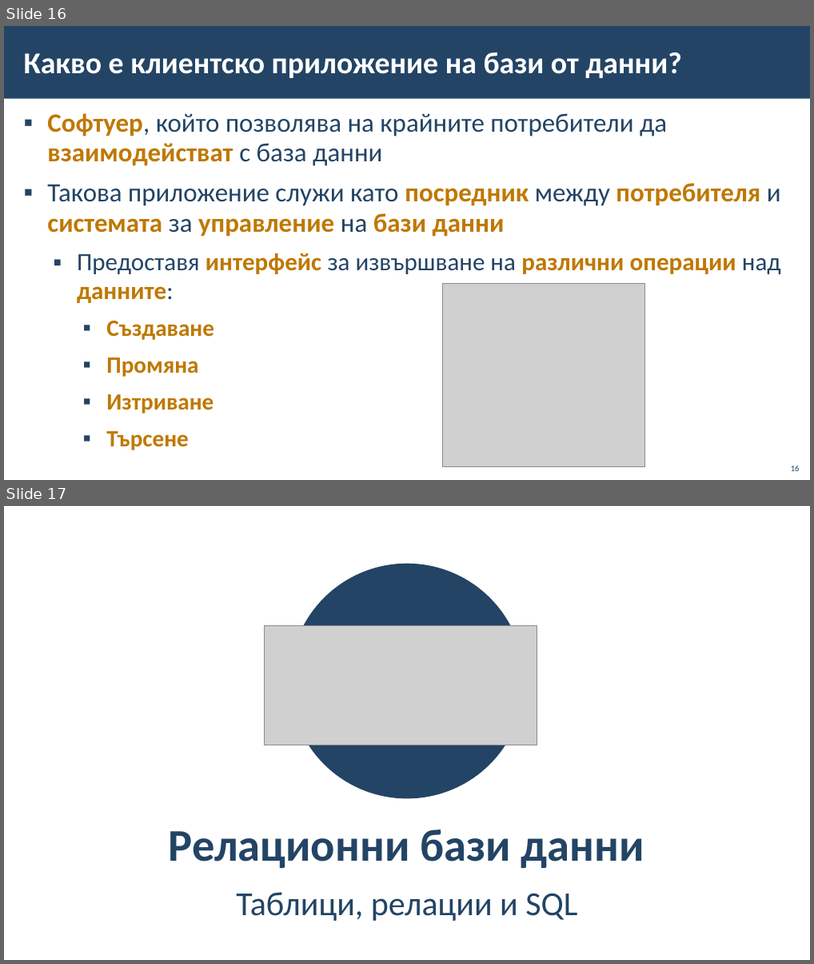
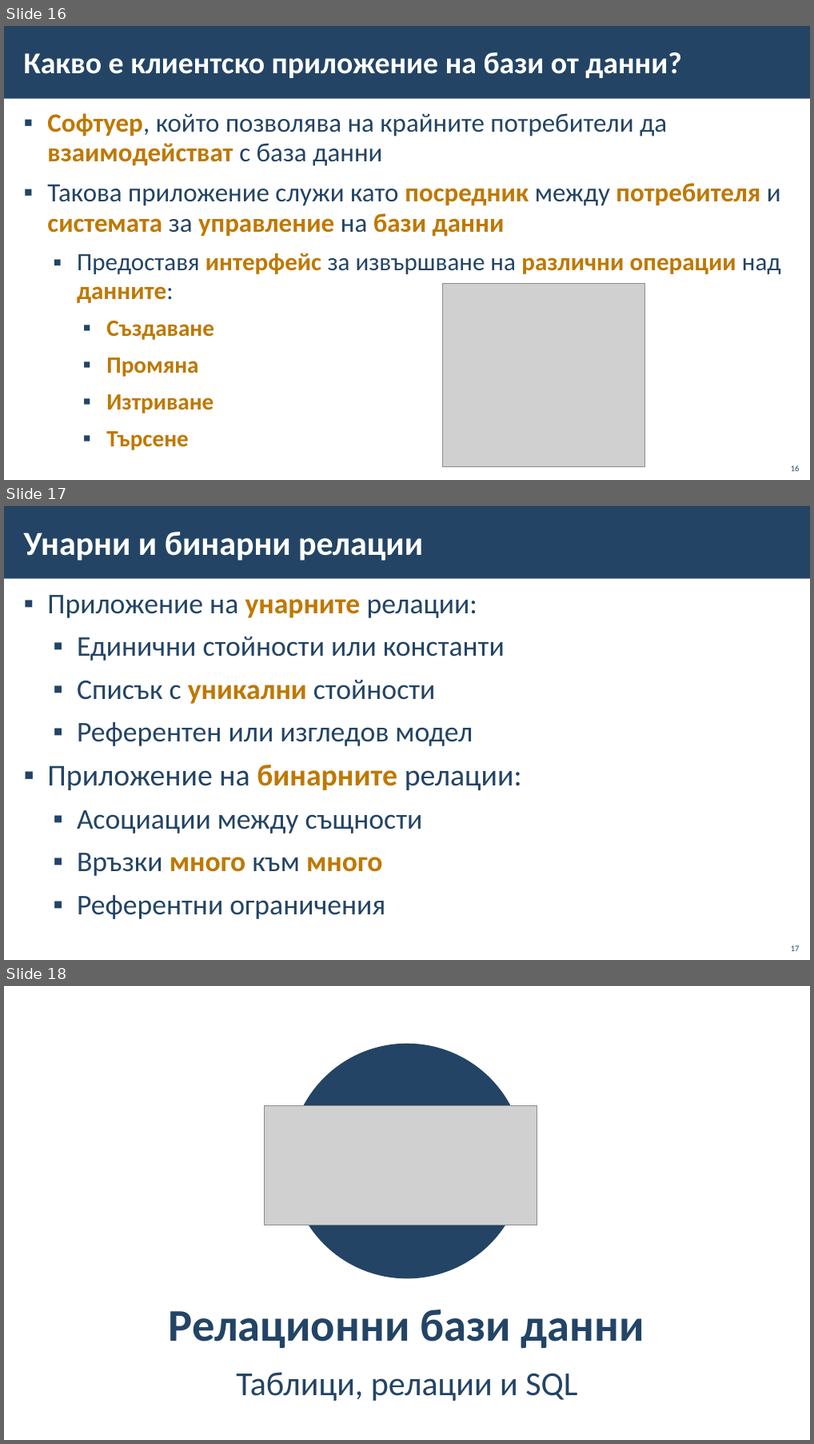
Before and after one commit to BG-IT-Edu/School-Programming, a slide deck: Courses/Software-Sciences/Module-3-Databases-New/02-DBMS/02-DBMS.pptx. Shown one above the other, each under a label of ours: slides 16 and 17 before the commit, slides 16, 17 and 18 after it. The pictures are 814x964 and 814x1444 pixels, drawn with LibreOffice and Linux fonts; fonts in the diff are those of the drawing; grey boxes stand for pictures; background and template pictures are left out. Boxes give left, top, right and bottom in pixels: in the first picture for what was removed or moved away, otherwise in the second. Text is boxed around its words. In the diff, an @@ line names an element or a change of style, - is before the commit and + after.

```diff
--- a/Courses/Software-Sciences/Module-3-Databases-New/02-DBMS/02-DBMS.pptx
+++ b/Courses/Software-Sciences/Module-3-Databases-New/02-DBMS/02-DBMS.pptx
@@ slide 17 added at <box>4,506,810,960</box>, background #FFFFFF; not listed: 1 template element that a slide beside it also shows @@
@@ title added at <box>24,532,423,560</box>, 40 pt, text #FFFFFF, bold @@
+Унарни и бинарни релации
@@ text added at <box>47,595,522,919</box>, 34 pt, text #234465 @@
+▪ Приложение на унарните релации:
+  ▪ Единични стойности или константи
+  ▪ Списък с уникални стойности
+  ▪ Референтен или изгледов модел
+▪ Приложение на бинарните релации:
+  ▪ Асоциации между същности
+  ▪ Връзки много към много
+  ▪ Референтни ограничения
@@ page number added at <box>791,945,800,951</box>, 10 pt, text #234465 @@
+17
@@ what was slide 17 is now slide 18 @@
```
Also in this commit, not shown: 2 slides changed.
